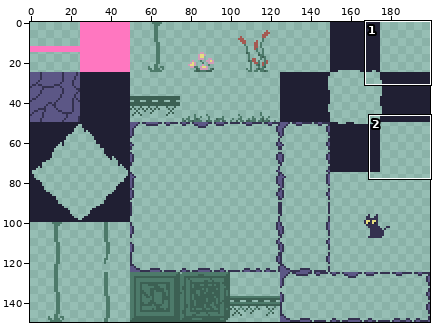
Sprite sheet, stored at assets/tilesets/tileset_world.png. Above, an overview of the earlier version with the close-up marked.
Close-up. The starting point:
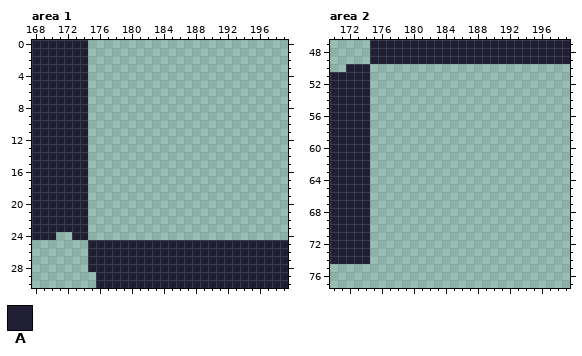
The file is 200x150 pixels. Shown: area 1: x 168..199, y 0..30; area 2: x 170..199, y 47..77.
Palette (. is transparent): A #201f33
Pixels before, area 1, first column x 168:
 0 AAAAAAA.........................
 1 AAAAAAA.........................
 2 AAAAAAA.........................
 3 AAAAAAA.........................
 4 AAAAAAA.........................
 5 AAAAAAA.........................
 6 AAAAAAA.........................
 7 AAAAAAA.........................
 8 AAAAAAA.........................
 9 AAAAAAA.........................
10 AAAAAAA.........................
11 AAAAAAA.........................
12 AAAAAAA.........................
13 AAAAAAA.........................
14 AAAAAAA.........................
15 AAAAAAA.........................
16 AAAAAAA.........................
17 AAAAAAA.........................
18 AAAAAAA.........................
19 AAAAAAA.........................
20 AAAAAAA.........................
21 AAAAAAA.........................
22 AAAAAAA.........................
23 AAAAAAA.........................
24 AAA..AA.........................
25 .......AAAAAAAAAAAAAAAAAAAAAAAAA
26 .......AAAAAAAAAAAAAAAAAAAAAAAAA
27 .......AAAAAAAAAAAAAAAAAAAAAAAAA
28 .......AAAAAAAAAAAAAAAAAAAAAAAAA
29 ........AAAAAAAAAAAAAAAAAAAAAAAA
30 ........AAAAAAAAAAAAAAAAAAAAAAAA
Pixels before, area 2, first column x 170:
47 .....AAAAAAAAAAAAAAAAAAAAAAAAA
48 .....AAAAAAAAAAAAAAAAAAAAAAAAA
49 .....AAAAAAAAAAAAAAAAAAAAAAAAA
50 ..AAA.........................
51 AAAAA.........................
52 AAAAA.........................
53 AAAAA.........................
54 AAAAA.........................
55 AAAAA.........................
56 AAAAA.........................
57 AAAAA.........................
58 AAAAA.........................
59 AAAAA.........................
60 AAAAA.........................
61 AAAAA.........................
62 AAAAA.........................
63 AAAAA.........................
64 AAAAA.........................
65 AAAAA.........................
66 AAAAA.........................
67 AAAAA.........................
68 AAAAA.........................
69 AAAAA.........................
70 AAAAA.........................
71 AAAAA.........................
72 AAAAA.........................
73 AAAAA.........................
74 AAAAA.........................
Once edited:
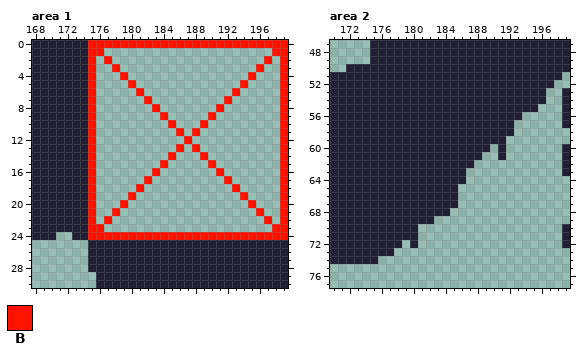
Colours new in this view: B #ff1200
Difference:
Area 1:
y 0: x 175..199 ......................... -> BBBBBBBBBBBBBBBBBBBBBBBBB
y 1: x 175..176 .. -> BB; x 198..199 .. -> BB
y 2: x 175 . -> B; x 177 . -> B; x 197 . -> B; x 199 . -> B
y 3: x 175 . -> B; x 178 . -> B; x 196 . -> B; x 199 . -> B
y 4: x 175 . -> B; x 179 . -> B; x 195 . -> B; x 199 . -> B
y 5: x 175 . -> B; x 180 . -> B; x 194 . -> B; x 199 . -> B
y 6: x 175 . -> B; x 181 . -> B; x 193 . -> B; x 199 . -> B
y 7: x 175 . -> B; x 182 . -> B; x 192 . -> B; x 199 . -> B
y 8: x 175 . -> B; x 183 . -> B; x 191 . -> B; x 199 . -> B
y 9: x 175 . -> B; x 184 . -> B; x 190 . -> B; x 199 . -> B
y 10: x 175 . -> B; x 185 . -> B; x 189 . -> B; x 199 . -> B
y 11: x 175 . -> B; x 186 . -> B; x 188 . -> B; x 199 . -> B
y 12: x 175 . -> B; x 187 . -> B; x 199 . -> B
y 13: x 175 . -> B; x 186 . -> B; x 188 . -> B; x 199 . -> B
y 14: x 175 . -> B; x 185 . -> B; x 189 . -> B; x 199 . -> B
y 15: x 175 . -> B; x 184 . -> B; x 190 . -> B; x 199 . -> B
y 16: x 175 . -> B; x 183 . -> B; x 191 . -> B; x 199 . -> B
y 17: x 175 . -> B; x 182 . -> B; x 192 . -> B; x 199 . -> B
y 18: x 175 . -> B; x 181 . -> B; x 193 . -> B; x 199 . -> B
y 19: x 175 . -> B; x 180 . -> B; x 194 . -> B; x 199 . -> B
y 20: x 175 . -> B; x 179 . -> B; x 195 . -> B; x 199 . -> B
y 21: x 175 . -> B; x 178 . -> B; x 196 . -> B; x 199 . -> B
y 22: x 175 . -> B; x 177 . -> B; x 197 . -> B; x 199 . -> B
y 23: x 175..176 .. -> BB; x 198..199 .. -> BB
y 24: x 175..199 ......................... -> BBBBBBBBBBBBBBBBBBBBBBBBB
Area 2:
y 50: x 175..199 ......................... -> AAAAAAAAAAAAAAAAAAAAAAAAA
y 51: x 175..198 ........................ -> AAAAAAAAAAAAAAAAAAAAAAAA
y 52: x 175..197 ....................... -> AAAAAAAAAAAAAAAAAAAAAAA
y 53..54: x 175..196 ...................... -> AAAAAAAAAAAAAAAAAAAAAA; x 199 . -> A
y 55: x 175..195 ..................... -> AAAAAAAAAAAAAAAAAAAAA; x 199 . -> A
y 56: x 175..193 ................... -> AAAAAAAAAAAAAAAAAAA; x 199 . -> A
y 57: x 175..192 .................. -> AAAAAAAAAAAAAAAAAA; x 199 . -> A
y 58: x 175..192 .................. -> AAAAAAAAAAAAAAAAAA
y 59: x 175..191 ................. -> AAAAAAAAAAAAAAAAA
y 60: x 175..189 ............... -> AAAAAAAAAAAAAAA; x 191 . -> A; x 199 . -> A
y 61: x 175..188 .............. -> AAAAAAAAAAAAAA; x 191 . -> A; x 199 . -> A
y 62: x 175..187 ............. -> AAAAAAAAAAAAA; x 199 . -> A
y 63: x 175..186 ............ -> AAAAAAAAAAAA; x 199 . -> A
y 64: x 175..186 ............ -> AAAAAAAAAAAA
y 65..67: x 175..185 ........... -> AAAAAAAAAAA
y 68: x 175..184 .......... -> AAAAAAAAAA
y 69: x 175..182 ........ -> AAAAAAAA
y 70..71: x 175..180 ...... -> AAAAAA; x 199 . -> A
y 72: x 175..178 .... -> AAAA; x 180 . -> A; x 199 . -> A
y 73: x 175..177 ... -> AAA
y 74: x 175 . -> A
